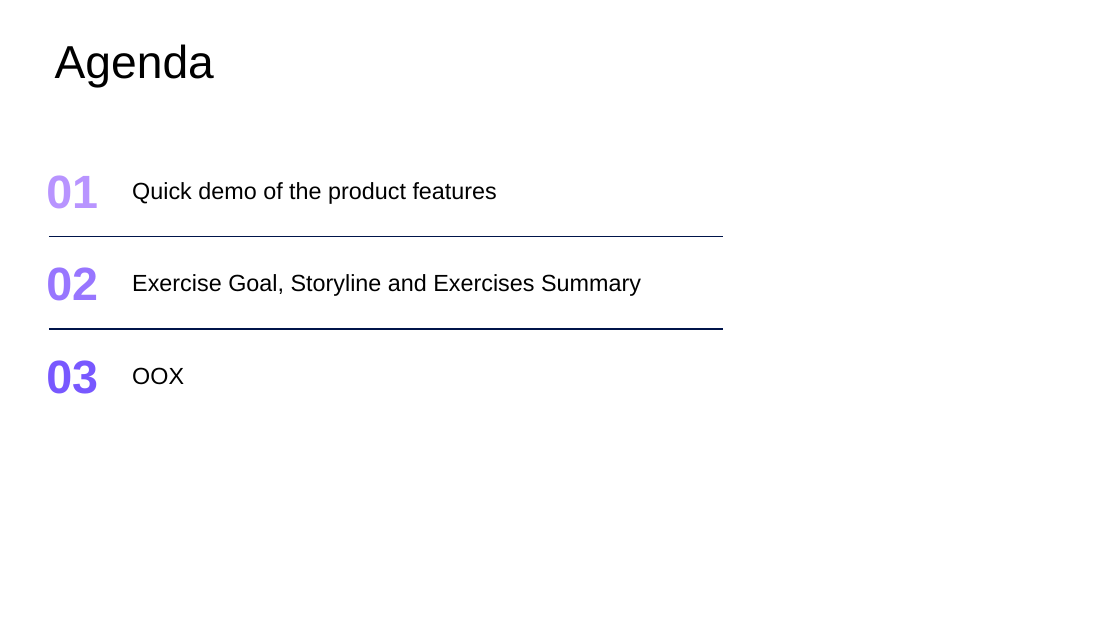
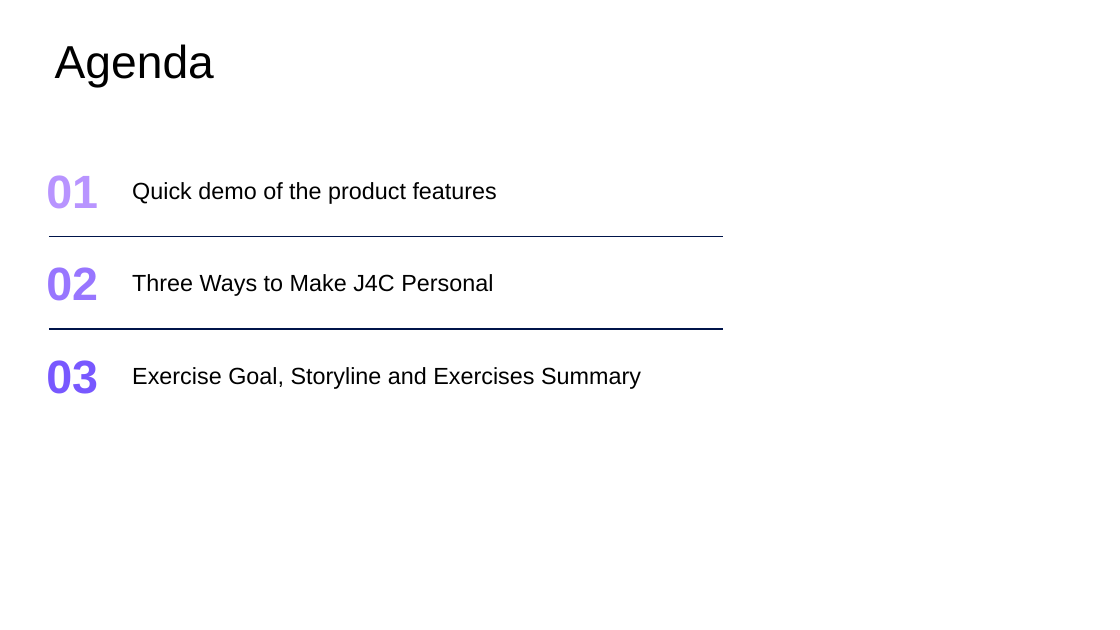
Before and after one commit to SAP-samples/teched2026-TM265, a slide deck: slide 2 of exercises/TM265 - SAP Joule for Consultants- Unified knowledge for requirements and designs.pptx. Drawn at 1120x630 pixels with LibreOffice and Linux fonts; fonts in the diff are those of the drawing; background and template pictures are left out. Boxes give left, top, right and bottom in pixels: in the first picture for what was removed or moved away, otherwise in the second. Text is boxed around its words. In the diff, an @@ line names an element or a change of style, - is before the commit and + after.

```diff
--- a/exercises/TM265 - SAP Joule for Consultants- Unified knowledge for requirements and designs.pptx
+++ b/exercises/TM265 - SAP Joule for Consultants- Unified knowledge for requirements and designs.pptx
@@ text added at (132, 274, 493, 296), 20 pt, text #000000 @@
+Three Ways to Make J4C Personal
@@ text "Exercise Goal, Storyline and Exercises ...": place and size @@
-text "Exercise Goal, Storyline and Exercises ..." at (132, 274, 641, 296)
+text "Exercise Goal, Storyline and Exercises ..." at (132, 367, 641, 389)
@@ text removed at (132, 367, 184, 385) @@
-OOX
```
Also in this commit, not shown: 5 other files.
